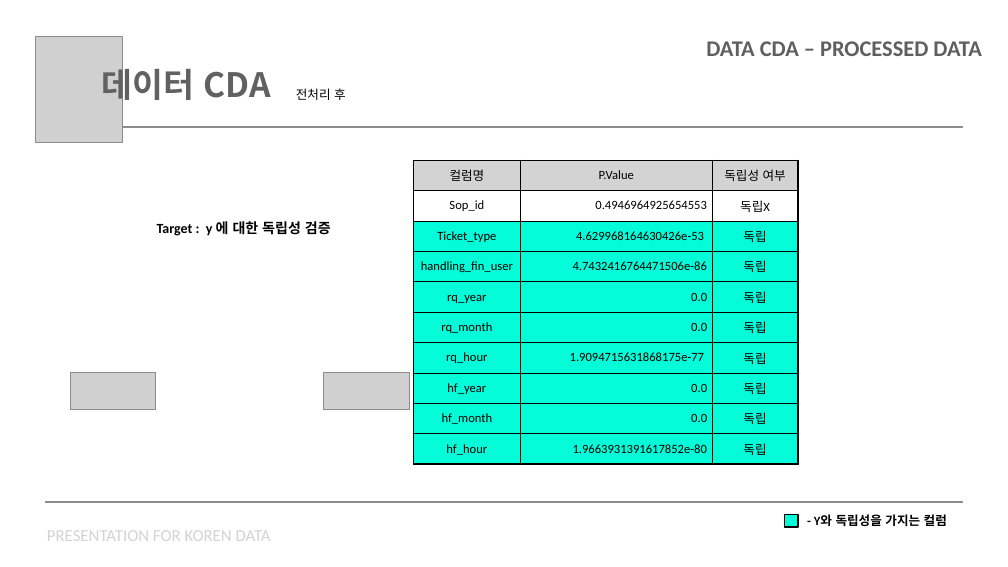
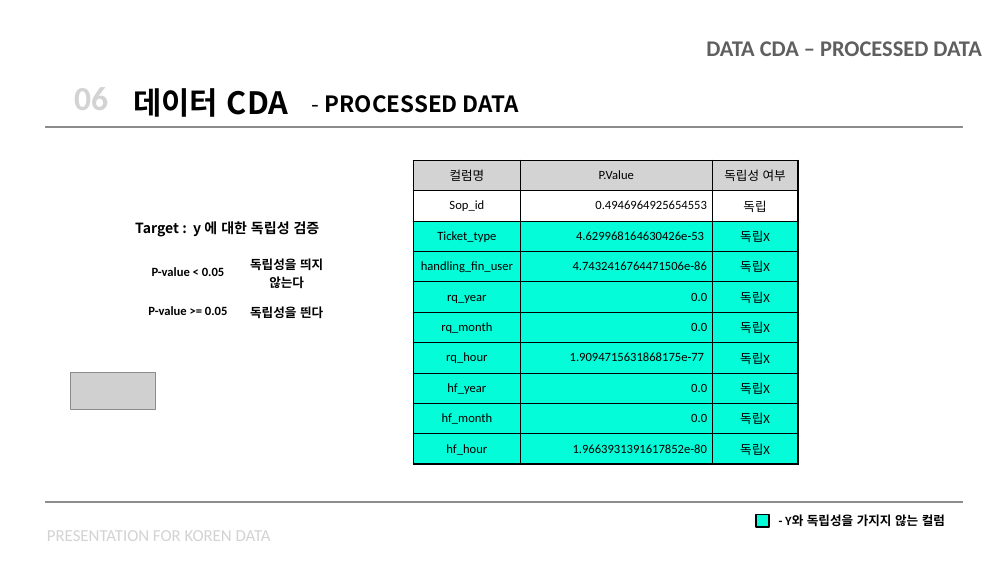
Before and after one commit to chorimgenius/zerooneai_intern, a slide deck: slide 11 of koren/koren_data_presentation.pptx. Drawn at 1008x567 pixels with LibreOffice and Linux fonts; fonts in the diff are those of the drawing; grey boxes stand for pictures. Boxes give left, top, right and bottom in pixels: in the first picture for what was removed or moved away, otherwise in the second. Text is boxed around its words. In the diff, an @@ line names an element or a change of style, - is before the commit and + after.

```diff
--- a/koren/koren_data_presentation.pptx
+++ b/koren/koren_data_presentation.pptx
@@ picture removed at (35,37,122,143) @@
@@ table added at (54,76,529,121), 1 rows, 3 columns @@
+06 | 데이터 CDA | - PROCESSED DATA
@@ text removed at (102,62,271,106) @@
-데이터 CDA
@@ text removed at (296,88,346,100) @@
-전처리 후
@@ table at (413,160,798,464) @@
-row 2, column 3: 독립X
+row 2, column 3: 독립
-row 3, column 3: 독립
+row 3, column 3: 독립X
-row 4, column 3: 독립
+row 4, column 3: 독립X
-row 5, column 3: 독립
+row 5, column 3: 독립X
-row 6, column 3: 독립
+row 6, column 3: 독립X
-row 7, column 3: 독립
+row 7, column 3: 독립X
-row 8, column 3: 독립
+row 8, column 3: 독립X
-row 9, column 3: 독립
+row 9, column 3: 독립X
-row 10, column 3: 독립
+row 10, column 3: 독립X
@@ text "Target : y 에 대한 ...": place and size @@
-text "Target : y 에 대한 ..." at (157,219,331,237)
+text "Target : y 에 대한 ..." at (135,221,320,237)
@@ text "Target : y 에 대한 ..." at (135,221,320,237): font Calibri to Noto Sans CJK KR in "Target : y 에 대한 독립성" @@
@@ table added at (139,252,336,331), 2 rows, 2 columns @@
+P-value < 0.05 | 독립성을 띄지 않는다
+P-value >= 0.05 | 독립성을 띈다
@@ picture removed at (323,372,410,409) @@
@@ rectangle: place and size @@
-rectangle at (785,515,798,527)
+rectangle at (756,515,769,527)
@@ text at (785,514,945,526): text changed @@
-- Y와 독립성을 가지는 컬럼
+- Y와 독립성을 가지지 않는 컬럼
```
Also in this commit, not shown: 13 other slides changed.
